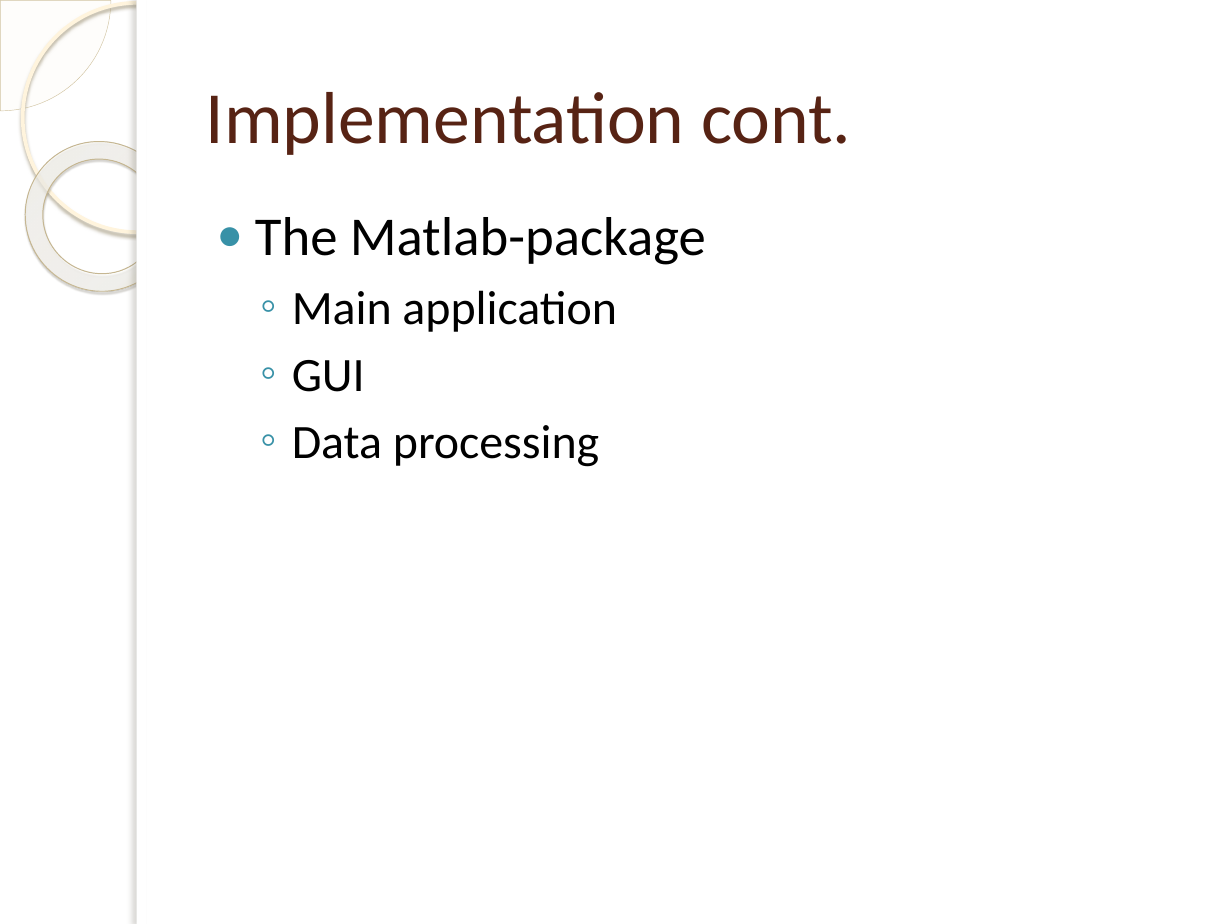
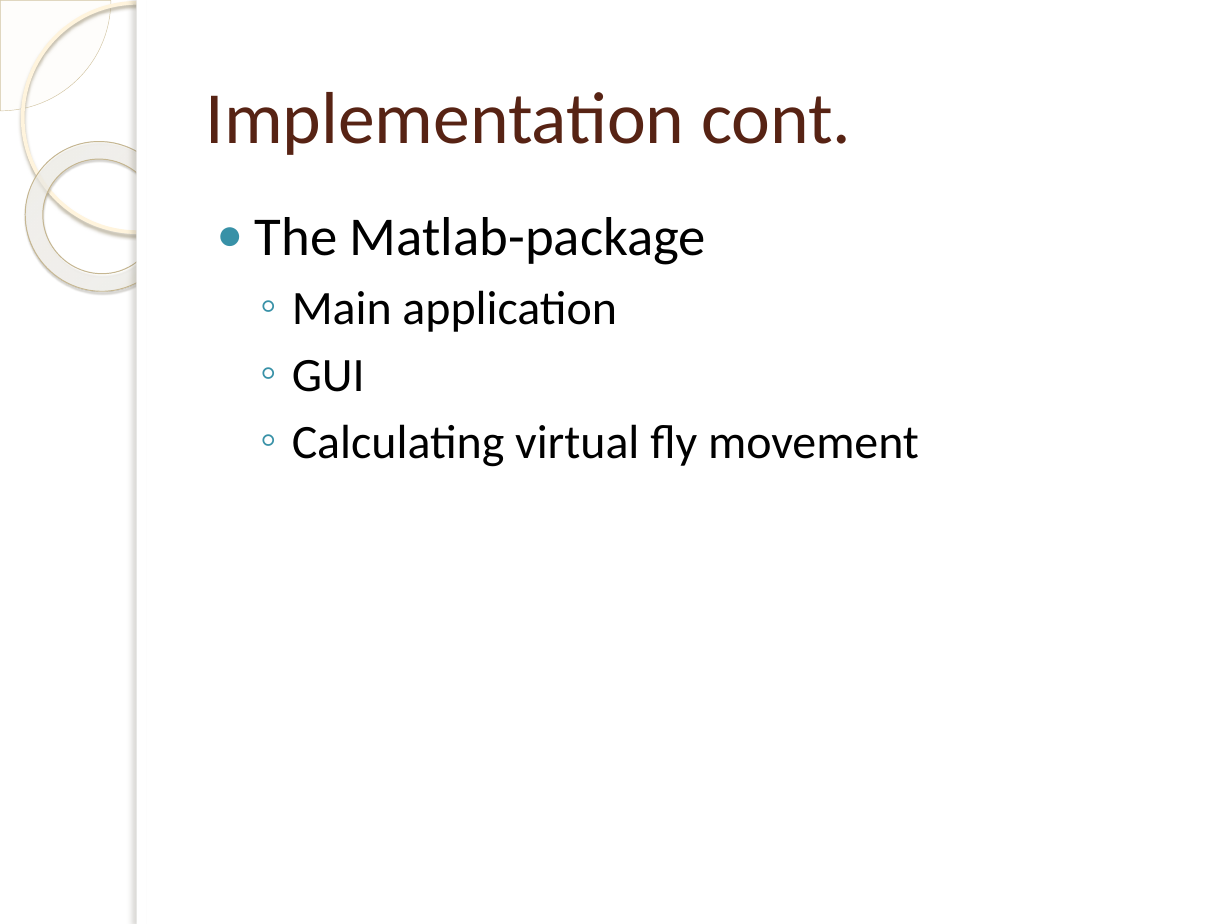
Before and after one commit to jakelamotta/master_thesis, a slide deck: slide 10 of presentations/presentation_1.pptx. Drawn at 1232x924 pixels with LibreOffice and Linux fonts; fonts in the diff are those of the drawing; background and template pictures are left out. Boxes give left, top, right and bottom in pixels: in the first picture for what was removed or moved away, otherwise in the second. Text is boxed around its words. In the diff, an @@ line names an element or a change of style, - is before the commit and + after.

```diff
--- a/presentations/presentation_1.pptx
+++ b/presentations/presentation_1.pptx
@@ text at <box>292,424,919,467</box>: text changed @@
-  ◦ Data processing
+  ◦ Calculating virtual fly movement
```
Also in this commit, not shown: 3 other slides changed, 2 slides added, 2 slides removed.
